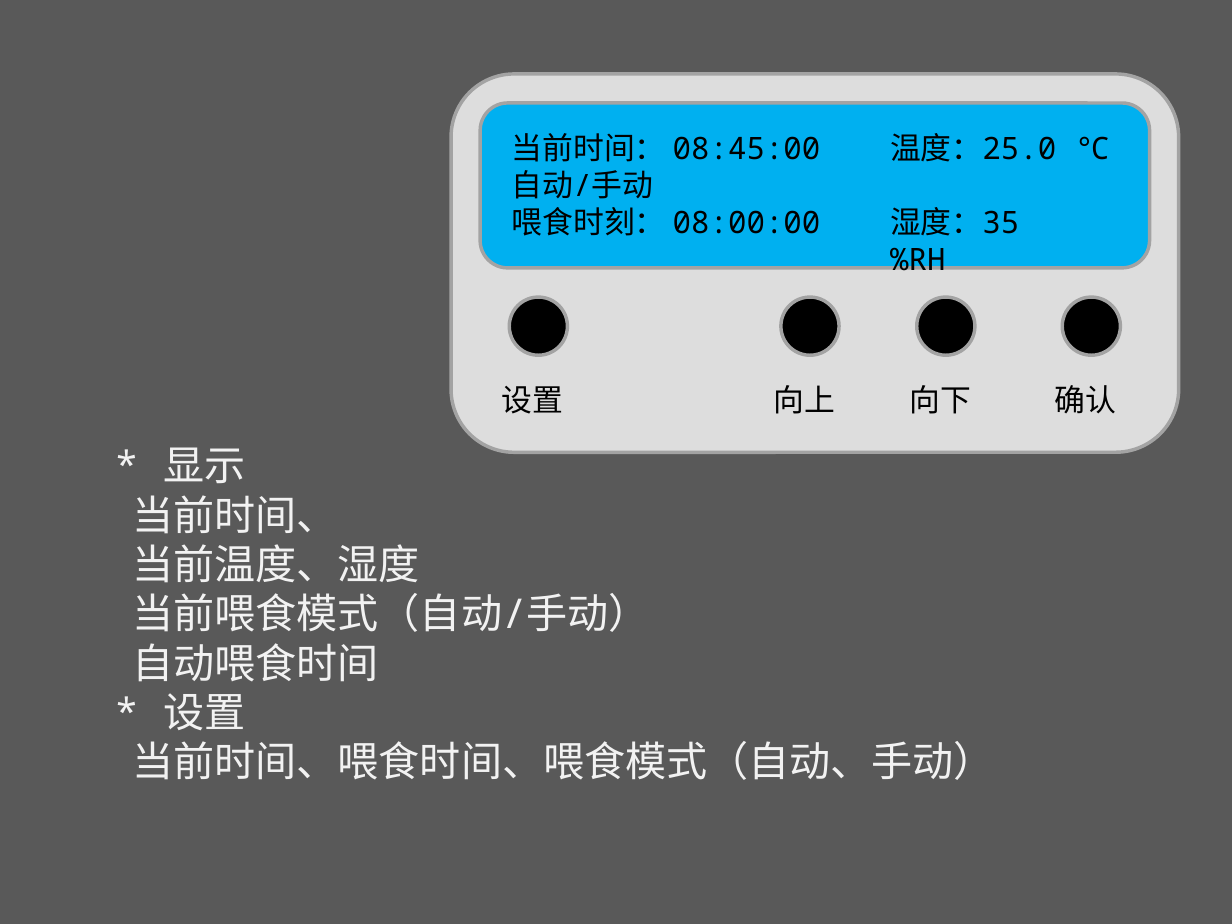
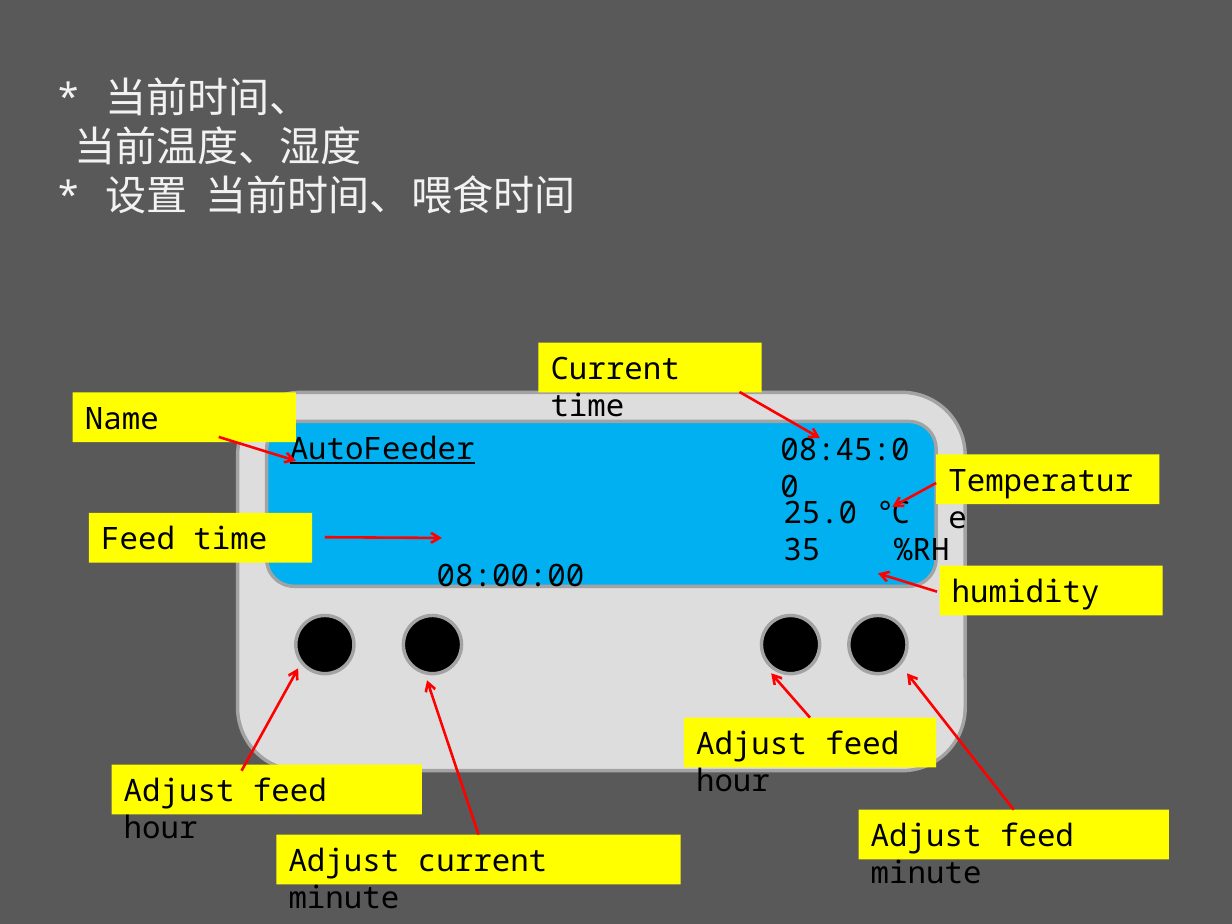
Before and after one commit to titron/AutoFeeder, a slide deck: slide 2 of docs/功能简介.pptx. Drawn at 1232x924 pixels with LibreOffice and Linux fonts; fonts in the diff are those of the drawing. Boxes give left, top, right and bottom in pixels: in the first picture for what was removed or moved away, otherwise in the second. Text is boxed around its words. In the diff, an @@ line names an element or a change of style, - is before the commit and + after.

Commit message:
current time bar position changed; system struture added on spec.ppt.

```diff
--- a/docs/功能简介.pptx
+++ b/docs/功能简介.pptx
@@ title at [74, 77, 576, 214]: text changed @@
-* 显示
-当前时间、
-当前温度、湿度
-当前喂食模式（自动/手动）
-自动喂食时间
-* 设置
-当前时间、喂食时间、喂食模式（自动、手动）
+* 当前时间、
+当前温度、湿度
+* 设置 当前时间、喂食时间
@@ rectangle added at [538, 342, 761, 392], fill #FFFF00, 18 pt, text #000000 @@
+Current time
@@ group removed at [502, 385, 1117, 414]: 4 texts @@
-设置
-向上
-向下
-确认
@@ rectangle added at [73, 392, 296, 441], fill #FFFF00, 18 pt, text #000000 @@
+Name
@@ arrow added from (739, 392) to (821, 439), #FF0000 1.5 pt @@
@@ arrow added from (219, 437) to (296, 461), #FF0000 1.5 pt @@
@@ text added at [290, 430, 475, 464], 18 pt, text #000000, underline @@
+AutoFeeder
@@ text added at [780, 431, 909, 461], 18 pt, text #000000 @@
+08:45:00
@@ rectangle added at [936, 455, 1159, 504], fill #FFFF00, 18 pt, text #000000 @@
+Temperature
@@ text at [783, 494, 949, 568]: text changed @@
-温度：25.0 ℃
-湿度：35 %RH
+25.0 ℃
+35 %RH
@@ arrow added from (936, 483) to (892, 506), #FF0000 1.5 pt @@
@@ rectangle added at [89, 513, 312, 562], fill #FFFF00, 18 pt, text #000000 @@
+Feed time
@@ arrow added from (325, 537) to (442, 538), #FF0000 1.5 pt @@
@@ text at [437, 563, 585, 594]: text changed @@
-当前时间： 08:45:00
-自动/手动
-喂食时刻： 08:00:00
+08:00:00
@@ rectangle added at [940, 565, 1163, 615], fill #FFFF00, 18 pt, text #000000 @@
+humidity
@@ arrow added from (938, 591) to (878, 573), #FF0000 1.5 pt @@
@@ ellipse: place and size @@
-ellipse at [781, 297, 839, 355]
+ellipse at [403, 616, 461, 674]
@@ ellipse: place and size @@
-ellipse at [917, 297, 975, 355]
+ellipse at [761, 616, 819, 674]
@@ 2 rounded rectangles, 2 ellipses: place and size @@
-2 rounded rectangles, 2 ellipses at [451, 74, 1179, 452]
+2 rounded rectangles, 2 ellipses at [238, 392, 966, 770]
@@ arrow added from (241, 771) to (298, 669), #FF0000 1.5 pt @@
@@ arrow added from (478, 834) to (428, 680), #FF0000 1.5 pt @@
@@ arrow added from (809, 718) to (771, 674), #FF0000 1.5 pt @@
@@ arrow added from (1014, 809) to (907, 674), #FF0000 1.5 pt @@
@@ rectangle added at [684, 718, 936, 768], fill #FFFF00, 18 pt, text #000000 @@
+Adjust feed hour
@@ rectangle added at [112, 765, 423, 814], fill #FFFF00, 18 pt, text #000000 @@
+Adjust feed hour
@@ rectangle added at [859, 809, 1169, 859], fill #FFFF00, 18 pt, text #000000 @@
+Adjust feed minute
@@ rectangle added at [276, 834, 680, 883], fill #FFFF00, 18 pt, text #000000 @@
+Adjust current minute
```
Also in this commit, not shown: 1 other slide changed, 1 slide added, 4 other files.
